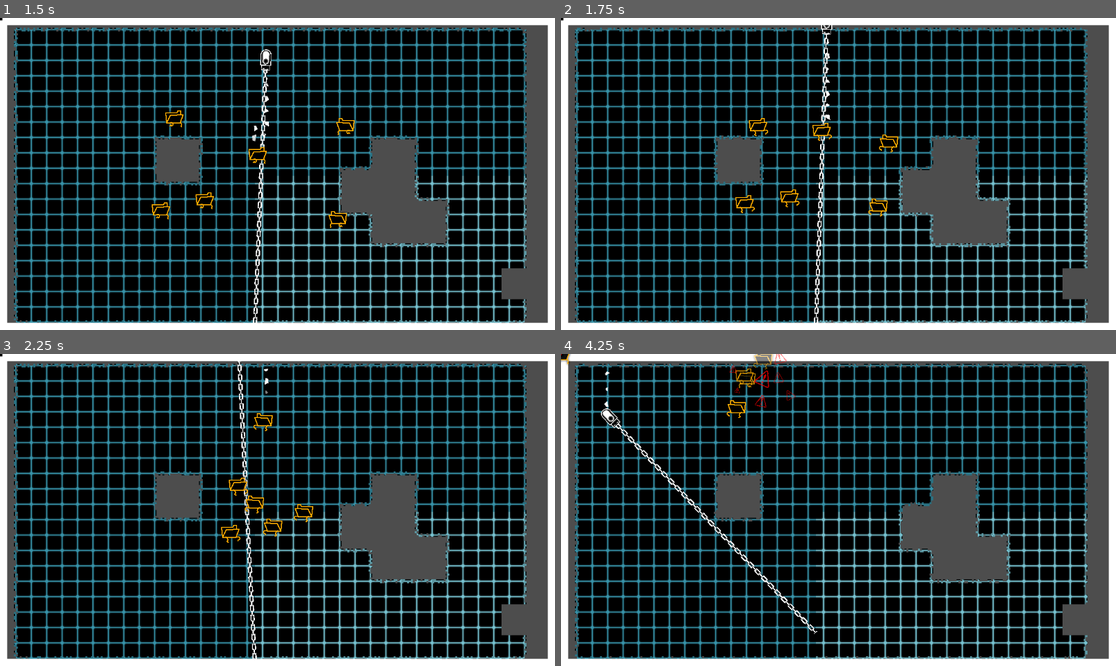
Above: before the commit, frames 1-4 (two rows, left to right).
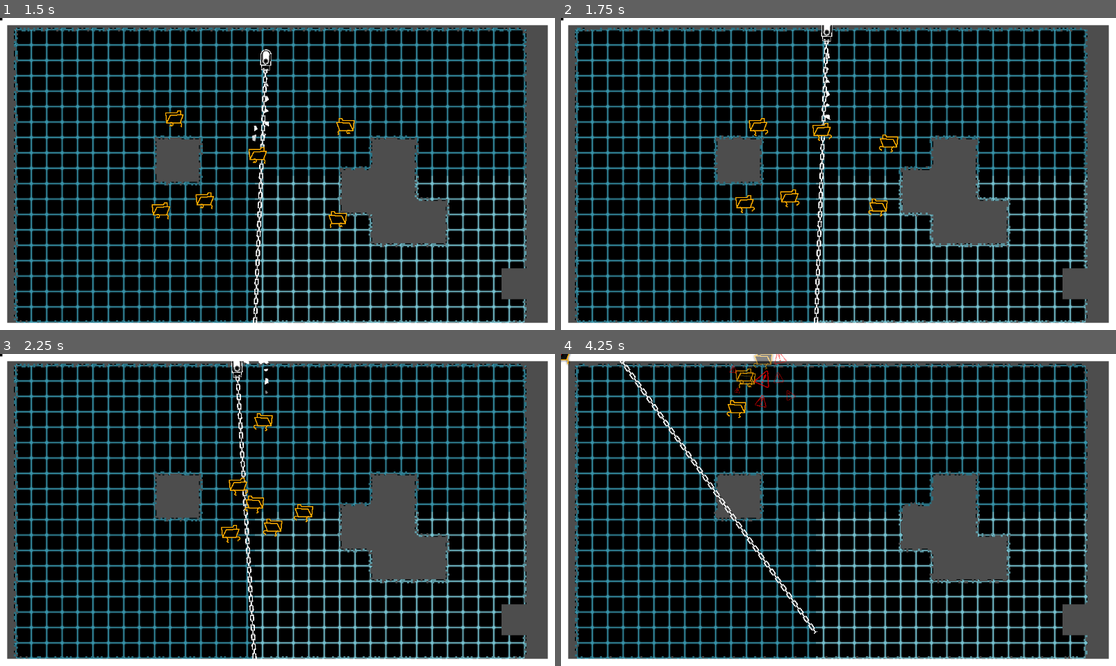
Above: after the commit, the same moments.

Repository: SomeSortOfSam/Hardest_Drive
Game: Godot game, scene res://scenes/gamplay.tscn
Same seed, same stepped clock (60 frames per second), same inputs: the game is played once before the commit and once after it. Sound files missing from this copy of the repository are replaced by a short silence.
Inputs (mouse positions are in pixels of both pictures, inside the frame that each line leads up to):
- Up to frame 1 (1.5 s): move the mouse to (249, 236) at 0.52 s; hold W (player_up) from 0.53 s (still down); click (249, 236) at 0.67 s; move the mouse to (444, 220) at 1.27 s
- Up to frame 2 (1.75 s): keep holding W (player_up)
- Up to frame 3 (2.25 s): move the mouse to (111, 463) at 2.02 s; release W (player_up) at 2.03 s; hold A (player_left) from 2.03 s (still down)
- Up to frame 4 (4.25 s): move the mouse to (866, 510) at 2.77 s; click (866, 510) at 2.92 s; move the mouse to (755, 432) at 3.52 s; release A (player_left) at 3.53 s; hold S (player_down) from 3.53 s (still down); tap Space (reset_screen) at 4.15 s

Frame 1 is identical in both runs. In frame 2, 0.3% of the frame differs, in the area x 45-49%, y 2-97%; in frame 3, 0.7%; in frame 4, 1.3%, in the area x 7-47%, y 2-90%.

Commit message:
Fixed merge conflict losess

Diff:
--- a/scenes/gamplay.tscn
+++ b/scenes/gamplay.tscn
@@ -906,6 +906,10 @@
 width = 20.0
 texture_mode = 1
 
+[node name="StaticBody2D" type="StaticBody2D" parent="Camera2D"]
+
+[node name="CollisionPolygon2D" type="CollisionPolygon2D" parent="Camera2D/StaticBody2D"]
+
 [node name="TileMap" type="TileMap" parent="."]
 self_modulate = Color(0.462745, 0.756863, 0.811765, 1)
 z_index = -1
--- a/scripts/border_camera.gd
+++ b/scripts/border_camera.gd
@@ -2,7 +2,8 @@
 
 const minimum_border_distance = 5.0
 
-@onready var collision_polygon : CollisionPolygon2D = $Camera2D/LetterboxCollider/CollisionPolygon2D
+@onready var area_collision_polygon : CollisionPolygon2D = $Camera2D/LetterboxCollider/CollisionPolygon2D
+@onready var body_collision_polygon : CollisionPolygon2D = $Camera2D/StaticBody2D/CollisionPolygon2D
 @onready var render_polygon : Polygon2D = $Camera2D/LetterboxCollider/Polygon2D
 @onready var border_line : Line2D = $Camera2D/LetterboxCollider/Line2D
 @onready var ray_cast : RayCast2D = $RayCast2D
@@ -36,7 +37,8 @@
 	polygon.append(Vector2.ZERO)
 
 	render_polygon.polygon = polygon
-	collision_polygon.polygon = polygon
+	area_collision_polygon.polygon = polygon
+	body_collision_polygon.polygon = polygon
 	border_line.points = inner_line
 
 func get_points_from_rect(rect : Rect2) -> PackedVector2Array:
